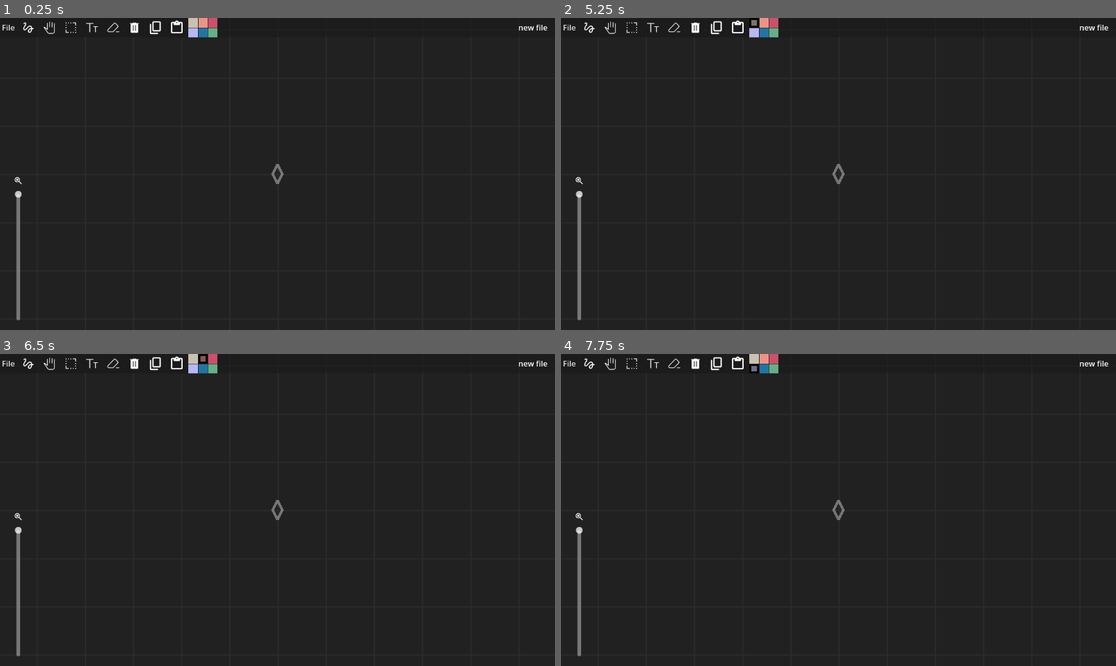
Above: before the commit, frames 1-4 (two rows, left to right).
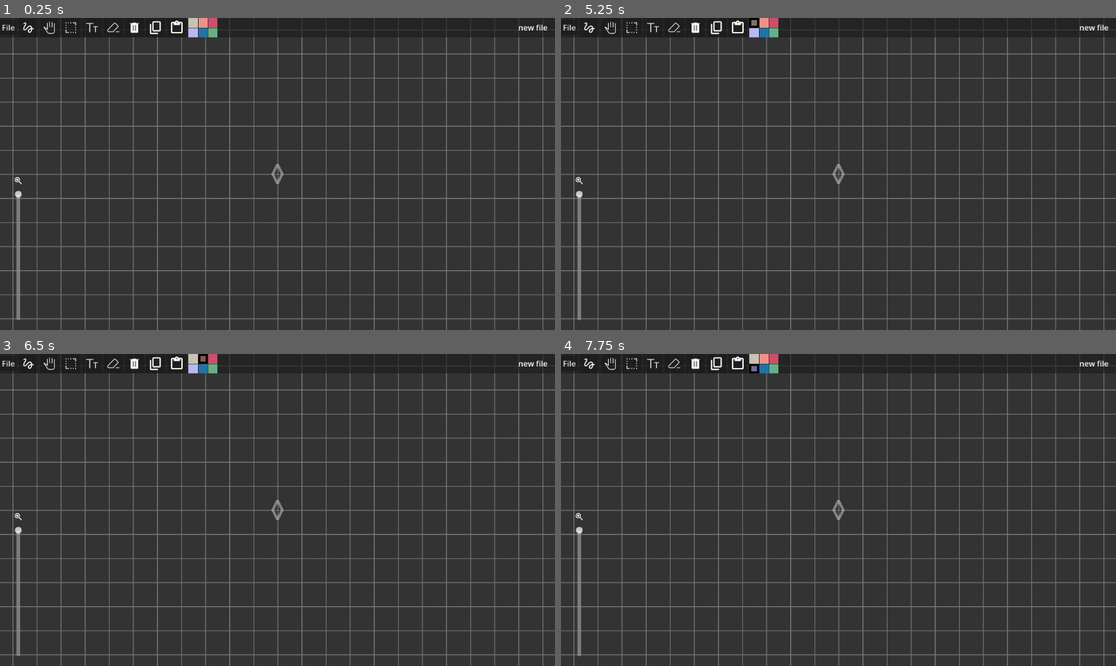
Above: after the commit, the same moments.

Repository: pro99d/zentle
Game: Godot game, scene res://scenes/main.tscn
The game is run twice, just before and just after one commit, with the same random seed, the same clock (stepped at 60 frames per second) and the same inputs.
Inputs (mouse positions are in pixels of both pictures, inside the frame that each line leads up to):
- Up to frame 1 (0.25 s): no input
- Up to frame 2 (5.25 s): click (588, 27) at 0.5 s; click (610, 27) at 1.25 s; click (633, 27) at 2 s; click (655, 27) at 2.75 s; click (716, 27) at 3.5 s; click (738, 27) at 4.25 s; click (755, 24) at 5 s
- Up to frame 3 (6.5 s): click (205, 360) at 5.75 s
- Up to frame 4 (7.75 s): click (771, 360) at 6.5 s; click (755, 369) at 7.25 s

The runs differ from the first frame. In frame 1, 9.4% of the frame differs, in the area x 0-100%, y 0-100%; in frame 2, 9.4%; in frame 3, 9.4%; in frame 4, 9.4%.

Commit message:
config file + change colors/theme

Diff:
--- a/project.godot
+++ b/project.godot
@@ -41,3 +41,5 @@
 [rendering]
 
 rendering_device/driver.windows="d3d12"
+anti_aliasing/quality/msaa_2d=1
+anti_aliasing/quality/screen_space_aa=1
--- a/scenes/main.tscn
+++ b/scenes/main.tscn
@@ -15,6 +15,7 @@
 [ext_resource type="Texture2D" uid="uid://7b6jgsvelwvf" path="res://sprites/icons/copy_tool.png" id="12_a8y0u"]
 [ext_resource type="Texture2D" uid="uid://cwbfa05tjp8u2" path="res://sprites/icons/paste_tool.png" id="13_jkv2x"]
 [ext_resource type="Texture2D" uid="uid://y3s8y7jarrwn" path="res://sprites/icons/zoom.png" id="14_jkv2x"]
+[ext_resource type="PackedScene" uid="uid://sifqnqeicb4c" path="res://scenes/quick_tools/theme_selector.tscn" id="15_jbj1t"]
 
 [sub_resource type="ShaderMaterial" id="ShaderMaterial_tbgi4"]
 shader = ExtResource("6_tefeu")
@@ -39,6 +40,42 @@
 "transitions": PackedFloat32Array(1),
 "update": 0,
 "values": [Color(1, 1, 1, 1)]
+}
+tracks/1/type = "value"
+tracks/1/imported = false
+tracks/1/enabled = true
+tracks/1/path = NodePath("canvas_main/MarginContainer:position")
+tracks/1/interp = 1
+tracks/1/loop_wrap = true
+tracks/1/keys = {
+"times": PackedFloat32Array(0),
+"transitions": PackedFloat32Array(1),
+"update": 0,
+"values": [Vector2(0, 0)]
+}
+tracks/2/type = "value"
+tracks/2/imported = false
+tracks/2/enabled = true
+tracks/2/path = NodePath("canvas_main/MarginContainer:modulate")
+tracks/2/interp = 1
+tracks/2/loop_wrap = true
+tracks/2/keys = {
+"times": PackedFloat32Array(0),
+"transitions": PackedFloat32Array(1),
+"update": 0,
+"values": [Color(1, 1, 1, 1)]
+}
+tracks/3/type = "value"
+tracks/3/imported = false
+tracks/3/enabled = true
+tracks/3/path = NodePath("canvas_main/MarginContainer:visible")
+tracks/3/interp = 1
+tracks/3/loop_wrap = true
+tracks/3/keys = {
+"times": PackedFloat32Array(0),
+"transitions": PackedFloat32Array(1),
+"update": 1,
+"values": [true]
 }
 
 [sub_resource type="Animation" id="Animation_jbj1t"]
@@ -57,10 +94,51 @@
 "values": [Color(1, 1, 1, 1), Color(0.45188093, 0.6422648, 0.4557008, 1), Color(1, 1, 1, 1)]
 }
 
+[sub_resource type="Animation" id="Animation_muem4"]
+resource_name = "show_quick_tools"
+length = 0.25
+tracks/0/type = "value"
+tracks/0/imported = false
+tracks/0/enabled = true
+tracks/0/path = NodePath("canvas_main/MarginContainer:position")
+tracks/0/interp = 2
+tracks/0/loop_wrap = true
+tracks/0/keys = {
+"times": PackedFloat32Array(0, 0.25),
+"transitions": PackedFloat32Array(1, 1),
+"update": 0,
+"values": [Vector2(0, -50), Vector2(0, 0)]
+}
+tracks/1/type = "value"
+tracks/1/imported = false
+tracks/1/enabled = true
+tracks/1/path = NodePath("canvas_main/MarginContainer:modulate")
+tracks/1/interp = 2
+tracks/1/loop_wrap = true
+tracks/1/keys = {
+"times": PackedFloat32Array(0, 0.25),
+"transitions": PackedFloat32Array(1, 1),
+"update": 0,
+"values": [Color(1, 1, 1, 0), Color(1, 1, 1, 1)]
+}
+tracks/2/type = "value"
+tracks/2/imported = false
+tracks/2/enabled = true
+tracks/2/path = NodePath("canvas_main/MarginContainer:visible")
+tracks/2/interp = 2
+tracks/2/loop_wrap = true
+tracks/2/keys = {
+"times": PackedFloat32Array(0, 0.1, 0.25),
+"transitions": PackedFloat32Array(1, 1, 1),
+"update": 1,
+"values": [false, true, true]
+}
+
 [sub_resource type="AnimationLibrary" id="AnimationLibrary_muem4"]
 _data = {
 &"RESET": SubResource("Animation_jkv2x"),
-&"save_label_animation": SubResource("Animation_jbj1t")
+&"save_label_animation": SubResource("Animation_jbj1t"),
+&"show_quick_tools": SubResource("Animation_muem4")
 }
 
 [node name="Main" type="Node2D" unique_id=671551885]
@@ -270,7 +348,6 @@
 
 [node name="open_save_dialog" type="FileDialog" parent="canvas_main" unique_id=1163121996]
 oversampling_override = 1.0
-access = 2
 filters = PackedStringArray("*.wdata")
 use_native_dialog = true
 
@@ -282,6 +359,39 @@
 ok_button_text = "Save"
 dialog_text = "Do you want to save the current file?"
 cancel_button_text = "Discard"
+
+[node name="MarginContainer" type="MarginContainer" parent="canvas_main" unique_id=1097161308]
+anchors_preset = 15
+anchor_right = 1.0
+anchor_bottom = 1.0
+grow_horizontal = 2
+grow_vertical = 2
+theme_override_constants/margin_left = 250
+theme_override_constants/margin_top = 20
+theme_override_constants/margin_right = 250
+theme_override_constants/margin_bottom = 200
+
+[node name="quick_options" type="Control" parent="canvas_main/MarginContainer" unique_id=580674118]
+custom_minimum_size = Vector2(600, 250)
+layout_mode = 2
+
+[node name="VBoxContainer" type="VBoxContainer" parent="canvas_main/MarginContainer/quick_options" unique_id=1837705761]
+layout_mode = 1
+anchors_preset = 15
+anchor_right = 1.0
+anchor_bottom = 1.0
+grow_horizontal = 2
+grow_vertical = 2
+
+[node name="LineEdit" type="LineEdit" parent="canvas_main/MarginContainer/quick_options/VBoxContainer" unique_id=371449232]
+layout_mode = 2
+
+[node name="Panel" type="Panel" parent="canvas_main/MarginContainer/quick_options/VBoxContainer" unique_id=124272823]
+layout_mode = 2
+size_flags_vertical = 3
+
+[node name="ThemeSelector" parent="canvas_main/MarginContainer/quick_options/VBoxContainer/Panel" unique_id=1192998557 instance=ExtResource("15_jbj1t")]
+layout_mode = 1
 
 [node name="canvas_bg" type="CanvasLayer" parent="." unique_id=113325402]
 layer = -1
--- /dev/null
+++ b/scenes/quick_tools/theme_selector.tscn
@@ -0,0 +1,11 @@
+[gd_scene format=3 uid="uid://sifqnqeicb4c"]
+
+[ext_resource type="Script" uid="uid://dc05wpldl5csv" path="res://scripts/theme_selector.gd" id="1_cxx7o"]
+
+[node name="ThemeSelector" type="VBoxContainer" unique_id=1192998557]
+anchors_preset = 15
+anchor_right = 1.0
+anchor_bottom = 1.0
+grow_horizontal = 2
+grow_vertical = 2
+script = ExtResource("1_cxx7o")
--- a/scripts/background.gd
+++ b/scripts/background.gd
@@ -1,22 +1,18 @@
 extends Node2D
 
-var GRID_COL = Color("2C2C2C")
-var GRID_WEIGHT = 2
-var BACK_COL = Color("#212121")
-var SQUARE_SIZE = 100
+func setup_background():
+	RenderingServer.set_default_clear_color(EditorColors.background_col)
+	setup_grid_shader()
+
+func setup_grid_shader():
+	var mat = back_rect.material
+	mat.set_shader_parameter("grid_weight", EditorOptions.grid_weight)
+	mat.set_shader_parameter("background_col", EditorColors.background_col)
+	mat.set_shader_parameter("grid_col", EditorColors.grid_col)
+	mat.set_shader_parameter("square_size", EditorOptions.sq_size)
 
 func _ready():
-	SQUARE_SIZE = EditorOptions.sq_size
-
-	RenderingServer.set_default_clear_color(BACK_COL)
-	var mat = back_rect.material
-
-	mat.set_shader_parameter("grid_weight", GRID_WEIGHT)
-	mat.set_shader_parameter("background_col", BACK_COL)
-	mat.set_shader_parameter("grid_col", GRID_COL)
-	mat.set_shader_parameter("square_size", SQUARE_SIZE)
-
-
+	EditorOptions.connect("theme_changed", func(old_palette): setup_background())
 	call_deferred("update_material_position", Vector2.ZERO)
 	call_deferred("update_material_zoom", 1)
 
--- a/scripts/camera.gd
+++ b/scripts/camera.gd
@@ -16,7 +16,6 @@
 const CAM_SMOOTHNESS = 10
 const ZOOM_SENSITIVITY = 1.1
 
-var ctrl_to_zoom = true
 var cam_vel = Vector2()
 var target_vel = Vector2()
 var middle_pressed = false
@@ -32,7 +31,7 @@
 
 		if event.button_index == MOUSE_BUTTON_RIGHT:
 			move = event.pressed
-		elif ctrl_to_zoom == event.ctrl_pressed:
+		elif EditorOptions.ctrl_to_zoom == event.ctrl_pressed:
 			if event.button_index == MOUSE_BUTTON_WHEEL_UP:
 				z_slider.value = snapped(clamp(z_slider.value * ZOOM_SENSITIVITY, MIN_CAM_ZOOM, MAX_CAM_ZOOM), 0.001)
 			elif event.button_index == MOUSE_BUTTON_WHEEL_DOWN:
@@ -67,7 +66,6 @@
 const MIN_CAM_ZOOM = 0.15
 const MAX_CAM_ZOOM = 1
 func _ready() -> void:
-	ctrl_to_zoom = EditorData.ctrl_to_zoom
 	target_zoom = 1
 	zoom = Vector2(target_zoom, target_zoom)
 	z_slider.value  = target_zoom
--- a/scripts/globals/EditorColors.gd
+++ b/scripts/globals/EditorColors.gd
@@ -8,6 +8,9 @@
 	Color("#2274A5"), #
 	Color("65b085ff"),
 ]
+
+var background_col: Color = Color("#212121")
+var grid_col: Color = Color("#2C2C2C")
 
 enum UI {
 	TEXT_MAIN, TEXT_DARK, TEXT_LIGHT,
@@ -29,6 +32,7 @@
 	"success"
 ]
 
+var current_theme = "theme"
 
 func _ready():
 	calc_ui_color_palette()
@@ -55,3 +59,6 @@
 
 	ui_palette[UI.SUCCESS] = success
 	ui_palette[UI.SUCCESS_BG] = success.darkened(0.6)
+
+func get_color_index(color: Color) -> int:
+	return color_palette.find(color)
--- a/scripts/globals/EditorData.gd
+++ b/scripts/globals/EditorData.gd
@@ -7,7 +7,6 @@
 var pressure: float = 1
 
 var mouse_down: bool = false
-var ctrl_to_zoom: bool = true
 var camera: EditorCamera
 
 var ctrl_pressed: bool = false
@@ -26,6 +25,7 @@
 var ERASER_SPATIAL_GRID_SIZE = 100
 
 var can_use_shortcuts = true
+var quick_tools_opened = false
 
 func main_ready(main: Main):
 	self.main = main
--- a/scripts/globals/EditorFuncs.gd
+++ b/scripts/globals/EditorFuncs.gd
@@ -12,9 +12,33 @@
 	selection_manager = SelectionManger.new()
 	canvas_manager = CanvasManager.new()
 
+func _ready():
+	EditorOptions.connect("theme_changed", canvas_manager.on_theme_change)
+
 func set_ui_manager(manager):
 	ui_manager = manager
 
+var animations: AnimationPlayer
+func play_animation(anim_name, reversed = false):
+	if reversed:
+		animations.play_backwards(anim_name)
+	else:
+		animations.play(anim_name)
+
+func toggle_quick_tools():
+	if EditorData.quick_tools_opened:
+		EditorFuncs.close_quick_tools()
+	else:
+		EditorFuncs.open_quick_tools()
+
+func open_quick_tools():
+	EditorData.quick_tools_opened = true
+	play_animation("show_quick_tools")
+
+func close_quick_tools():
+	EditorData.quick_tools_opened = false
+	play_animation("show_quick_tools", true)
+
 func get_screen_to_world_pos(screen_pos : Vector2) -> Vector2:
 	return EditorData.camera.position + (screen_pos - EditorData.main.get_viewport_rect().size / 2) / EditorData.camera.zoom.x
 
@@ -27,8 +51,12 @@
 func cam_moved(pos):
 	canvas_manager.update_text_edit_size()
 
-func handle_change_color(col):
-	selection_manager.change_color(EditorData.current_color, col)
+func handle_change_color(col: Color):
+	if EditorTools.is_current(EditorTools.TOOLS.SELECT):
+		selection_manager.change_color(EditorData.current_color, col)
+	else:
+		EditorTools.set_tool(EditorTools.TOOLS.PEN)
+
 	EditorData.current_color = col
 	emit_signal("user_color_changed", col)
 
--- a/scripts/globals/EditorHistory.gd
+++ b/scripts/globals/EditorHistory.gd
@@ -7,7 +7,7 @@
 func _ready():
 	undo_redo.max_steps = 5
 
-func create_action(action_name: String, do_call: Callable, undo_call: Callable, call_do: bool = true, do_ref = null):
+func create_action(action_name: String, do_call: Callable, undo_call: Callable, call_do: bool = true, do_ref = null, undo_ref = null):
 	undo_redo.create_action(action_name)
 
 	undo_redo.add_do_method(do_call)
@@ -15,6 +15,8 @@
 
 	if do_ref:
 		undo_redo.add_do_reference(do_ref)
+	if undo_ref:
+		undo_redo.add_undo_reference(undo_ref)
 
 	undo_redo.commit_action(call_do)
 	history_changed.emit()
--- a/scripts/globals/EditorInputs.gd
+++ b/scripts/globals/EditorInputs.gd
@@ -1,5 +1,4 @@
 extends Node
-
 
 func handle_input(event: InputEvent):
 	if event is InputEventMouseButton:
@@ -14,6 +13,9 @@
 		EditorData.ctrl_pressed = event.pressed
 	elif event.keycode == KEY_DELETE:
 		EditorTools.delete()
+	elif event.keycode == KEY_ESCAPE:
+		if EditorData.quick_tools_opened:
+			EditorFuncs.close_quick_tools()
 
 	elif event.pressed && event.ctrl_pressed:
 		if event.keycode == KEY_Y or (event.shift_pressed && event.keycode == KEY_Z):
@@ -28,6 +30,9 @@
 			EditorFuncs.handle_paste()
 		elif event.keycode == KEY_S:
 			EditorFuncs.handle_save()
+		if event.keycode == KEY_T && event.shift_pressed:
+			EditorFuncs.toggle_quick_tools()
+
 
 	if EditorData.can_use_shortcuts && EditorTools.toggle_shortcuts.has(event.keycode):
 		EditorTools.toggle_to(EditorTools.toggle_shortcuts[event.keycode], event.pressed)
@@ -71,21 +76,12 @@
 
 			elif EditorTools.is_current(EditorTools.TOOLS.ERASER):
 				EditorFuncs.canvas_manager.update_eraser()
-			elif EditorTools.is_current(EditorTools.TOOLS.PEN):
-				if event.double_click:
-					should_switch_to_select = true
 
 		#BUTTON LEFT UP
 		else:
 			match EditorTools.current_tool:
 				EditorTools.TOOLS.SELECT:
-					if !EditorFuncs.selection_manager.selection_rect &&  !EditorFuncs.selection_manager.selection_made:
-						EditorTools.set_tool(EditorTools.TOOLS.PEN)
 					EditorFuncs.selection_manager.update_selection()
-				EditorTools.TOOLS.PEN:
-					if should_switch_to_select:
-						EditorTools.set_tool(EditorTools.TOOLS.SELECT)
-						should_switch_to_select = false
 
 
 	elif event.pressed && event.button_index == MOUSE_BUTTON_RIGHT:
--- a/scripts/globals/EditorOptions.gd
+++ b/scripts/globals/EditorOptions.gd
@@ -1,7 +1,79 @@
 extends Node
+
+signal theme_changed(old_palette)
+signal config_loaded
 
 var realtime_move_scale = true
 var sq_size = 100
+var grid_weight = 2
+var current_theme = "theme_default"
+var ctrl_to_zoom = false
+
+var shape_snap_tolerance = 0.5
+
+func _ready():
+	call_deferred("load_config_file")
+
+var config: ConfigFile = ConfigFile.new()
+var config_path = "user://settings.cfg"
+func load_config_file():
+	var err = config.load(config_path)
+	if err != OK:
+		save_default_settings()
+		return
+
+	EditorOptions.current_theme = config.get_value("editor", "current_theme", "theme_default")
+	EditorOptions.sq_size = int(config.get_value("editor", "sq_size", EditorOptions.sq_size))
+	EditorOptions.ctrl_to_zoom = bool(config.get_value("editor", "ctrl_to_zoom", EditorOptions.ctrl_to_zoom))
+	load_themes_from_settings()
+
+	load_theme(current_theme)
+
+	emit_signal("config_loaded")
 
 
-var shape_snap_tolerance = 0.5
+var all_themes = {}
+func load_themes_from_settings():
+	for curr_theme_sec in config.get_sections():
+		if curr_theme_sec.begins_with("theme"):
+			var curr_theme_data = {
+				"color_palette": []
+			}
+			for c in range(EditorColors.color_palette.size()):
+				var key = EditorColors.color_names[c]
+				curr_theme_data["color_palette"].append(Color(config.get_value(curr_theme_sec, key, EditorColors.color_palette[c])))
+
+			curr_theme_data["background_col"] = Color(config.get_value(curr_theme_sec, "background_color", EditorColors.background_col))
+			curr_theme_data["grid_col"] = Color(config.get_value(curr_theme_sec, "grid_color", EditorColors.grid_col))
+
+			all_themes[curr_theme_sec] = curr_theme_data
+
+func load_theme(theme: String):
+	if !all_themes.has(theme):
+		return
+
+	var old_palette = EditorColors.color_palette.duplicate()
+	EditorColors.color_palette = all_themes[theme].get("color_palette", EditorColors.color_palette)
+	EditorColors.background_col = all_themes[theme].get("background_col", EditorColors.background_col)
+	EditorColors.grid_col = all_themes[theme].get("grid_col", EditorColors.grid_col)
+
+	EditorColors.calc_ui_color_palette()
+	EditorData.current_color = EditorColors.color_palette[0]
+	emit_signal("theme_changed", old_palette)
+
+	if theme != current_theme:
+		config.set_value("editor", "current_theme", theme)
+		config.save(config_path)
+
+func save_default_settings():
+	for c in range(EditorColors.color_palette.size()):
+		var key = EditorColors.color_names[c]
+		config.set_value(current_theme, key, "#" + EditorColors.color_palette[c].to_html())
+
+	config.set_value(current_theme, "background_color", "#" + EditorColors.background_col.to_html())
+	config.set_value(current_theme, "grid_color", "#" + EditorColors.grid_col.to_html())
+	config.set_value("editor", "sq_size", sq_size)
+	config.set_value("editor", "ctrl_to_zoom", ctrl_to_zoom)
+	config.set_value("editor", "current_theme", current_theme)
+
+	config.save(config_path)
--- a/scripts/globals/EditorTools.gd
+++ b/scripts/globals/EditorTools.gd
@@ -17,6 +17,7 @@
 	KEY_S: TOOLS.SELECT,
 	KEY_H: TOOLS.HAND,
 	KEY_Q: TOOLS.PEN,
+	KEY_T: TOOLS.TEXT,
 }
 
 var current_tool: TOOLS = TOOLS.PEN
@@ -24,6 +25,8 @@
 
 func _ready():
 	EditorFuncs.connect("user_color_changed", func(col): update_cursor())
+	EditorData.current_color = EditorColors.color_palette[0]
+	update_cursor()
 
 func is_current(_tool: TOOLS):
 	return current_tool == _tool
--- a/scripts/main.gd
+++ b/scripts/main.gd
@@ -7,8 +7,6 @@
 
 func _ready():
 	EditorData.main_ready(self)
-
-
 	EditorData.camera = camera
 
 	camera.connect("has_moved", background.update_material_position)
@@ -20,6 +18,11 @@
 	EditorData.draw_ui = $draw_ui
 	EditorFiles.set_animation_player($AnimationPlayer)
 
+	EditorFuncs.animations = $AnimationPlayer
+	$canvas_main/MarginContainer.visible = false
+
+
+
 
 func _unhandled_input(event):
 	EditorInputs.handle_input(event)
--- a/scripts/managers/canvas_manager.gd
+++ b/scripts/managers/canvas_manager.gd
@@ -14,7 +14,7 @@
 	var rect = Rect2()
 	for obj in copy_buffer:
 		var new_obj = obj.duplicate()
-		new_obj.position += Vector2.ONE * EditorOptions.sq_size
+		move_obj(new_obj, Vector2.ONE * EditorOptions.sq_size)
 		new_objs.append(new_obj)
 		var new_rect = EditorFuncs.get_object_rect(new_obj)
 
@@ -114,7 +114,11 @@
 
 							if is_instance_valid(line):
 								if line.get_parent() ==  EditorData.main.canvas:
-									EditorHistory.create_action("erase", EditorFuncs.canvas_manager.remove_from_canvas.bind(line), EditorFuncs.canvas_manager.add_to_canvas.bind(line), true, line)
+									var undo_func = func(l):
+										EditorFuncs.canvas_manager.add_to_canvas(l)
+										EditorFuncs.line_manager.set_spatial_grid_pos(l)
+
+									EditorHistory.create_action("erase", EditorFuncs.canvas_manager.remove_from_canvas.bind(line), undo_func.bind(line), true, null, line)
 							else:
 								pass #remove from grid?
 
@@ -137,3 +141,15 @@
 
 func get_children():
 	return EditorData.main.canvas.get_children()
+
+func on_theme_change(old_palette):
+	for line2d in EditorData.get_tree().get_nodes_in_group("lines"):
+		var col_i = old_palette.find(line2d.default_color)
+		if col_i >= 0:
+			line2d.default_color = EditorColors.color_palette[col_i]
+
+	for text in EditorData.get_tree().get_nodes_in_group("text"):
+		var col_i = old_palette.find(text.curr_color)
+		if col_i >= 0:
+			text.curr_color = EditorColors.color_palette[col_i]
+			text.modulate = text.curr_color
--- a/scripts/managers/line_manager.gd
+++ b/scripts/managers/line_manager.gd
@@ -18,6 +18,9 @@
 	dash_line = Line2D.new()
 	base_line = Line2D.new()
 
+	base_line.add_to_group("lines")
+	dash_line.add_to_group("lines")
+
 	base_line.end_cap_mode = Line2D.LINE_CAP_ROUND
 	base_line.begin_cap_mode = Line2D.LINE_CAP_ROUND
 	base_line.joint_mode = Line2D.LINE_JOINT_ROUND
@@ -36,8 +39,6 @@
 	current_line.default_color = EditorData.current_color
 	current_line.width = EditorData.current_size
 	current_line.width_curve = Curve.new()
-	# TODO
-	# current_line.set_meta("col_i", EditorFuncs.color_palette.find(main.editor_data.current_col))
 
 	EditorHistory.create_action("Create Line", EditorFuncs.canvas_manager.add_to_canvas.bind(current_line), EditorFuncs.canvas_manager.remove_from_canvas.bind(current_line), true, current_line)
 
@@ -84,6 +85,8 @@
 			var new_rect = Rect2(found_shape.center - half_size, half_size * 2)
 			found_shape.bounding_box = new_rect
 			current_line.points = shape_recognizer.get_rect_points(new_rect)
+		ShapeRecognizer.SHAPES.SEGMENT:
+			current_line.points = [found_shape.points[0], world_snapped]
 
 func draw_line():
 	if last_smooth_pressure:
@@ -116,17 +119,20 @@
 	check_shape_timer.time_left = 1
 
 var found_shape : ShapeRecognizer.ShapeRecognizerResult = null
+var shape_check_iter = 0
 func check_shape():
 	if !current_line: return
-	check_shape_timer = null
-
-	var result = shape_recognizer.get_shape(current_line.points)
+	shape_check_iter += 1
+	var result = shape_recognizer.get_shape(current_line.points, shape_check_iter)
 	if result.recognized:
 		found_shape = result
 		current_line.points = result.points
 		current_line.width_curve.clear_points()
 		current_line.width_curve.add_point(Vector2(1.0, 1.0))
-
+	else:
+		check_shape_timer = EditorData.get_tree().create_timer(1)
+		check_shape_timer.connect("timeout", check_shape)
+		check_shape_timer.time_left = 1
 
 func _update_width_curve(num_points: int):
 	var curve = current_line.width_curve
@@ -155,8 +161,7 @@
 			current_line.points = smoothed_points
 
 		if smoothed_points.size() > 2:
-			current_line.points = simplify_points(smoothed_points, 1)
-
+			current_line.points = simplify_points(smoothed_points, 0.75)
 	set_spatial_grid_pos(current_line)
 	reset_line()
 
@@ -168,7 +173,10 @@
 	smoothed_points.clear()
 	curr_pressures.clear()
 	curr_points.clear()
+	if check_shape_timer:
+		check_shape_timer.disconnect("timeout", check_shape)
 	check_shape_timer = null
+	shape_check_iter = 0
 
 func simplify_points(points: PackedVector2Array, epsilon: float) -> PackedVector2Array:
 	if points.size() < 3:
--- a/scripts/managers/ui_manager.gd
+++ b/scripts/managers/ui_manager.gd
@@ -26,6 +26,9 @@
 	EditorFiles.set_file_dialog($open_save_dialog)
 	EditorFiles.set_file_label($Control/view/top_panel/file_name)
 	EditorFiles.set_confirm_dialog($ConfirmationDialog)
+
+
+	EditorOptions.connect("theme_changed", func(old_palette): reload_color_grid())
 
 
 func save():
@@ -94,13 +97,22 @@
 		set_stbox_unselected(btn, col)
 
 		btn.connect("pressed", func():
-			EditorFuncs.handle_change_color(col)
-			set_stbox_selected(btn, col)
+			EditorFuncs.handle_change_color(EditorColors.color_palette[i_btn])
+			set_stbox_selected(btn, EditorColors.color_palette[i_btn])
 			if prev_sel_btn_i >= 0 && prev_sel_btn_i != i_btn:
 				set_stbox_unselected(col_btns[prev_sel_btn_i], EditorColors.color_palette[prev_sel_btn_i])
 
 			prev_sel_btn_i = i_btn
 		)
+
+func reload_color_grid():
+	var col_btns = $Control/view/top_panel/HBoxContainer/color_grid/GridContainer.get_children()
+	for i_btn in range(col_btns.size()):
+		var btn = col_btns[i_btn]
+		var col = EditorColors.color_palette[i_btn]
+		load_btn_stylebox(btn)
+		set_stbox_unselected(btn, col)
+
 
 func _on_pen_btn_pressed():
 	EditorTools.set_tool(EditorTools.TOOLS.PEN)
--- /dev/null
+++ b/scripts/theme_selector.gd
@@ -0,0 +1,13 @@
+extends VBoxContainer
+
+
+func _ready():
+	EditorOptions.connect("config_loaded", func():
+		for theme in EditorOptions.all_themes:
+			var btn = Button.new()
+			btn.text = theme.lstrip("theme_")
+			btn.connect("pressed", func():
+				EditorOptions.load_theme(theme)
+				)
+			add_child(btn)
+		)
--- a/scripts/utils/shape_recognizer.gd
+++ b/scripts/utils/shape_recognizer.gd
@@ -22,12 +22,12 @@
 		self.center = center
 		self.bounding_box = bounding_box
 
-func get_shape(points: PackedVector2Array) -> ShapeRecognizerResult:
+func get_shape(points: PackedVector2Array, checking_iter: int = 1) -> ShapeRecognizerResult:
 	var result = ShapeRecognizerResult.new(points, false, SHAPES.NONE)
 	if points.size() < 2: return result
 
 	var snap_threshold = 25.0
-	if is_closed(points):
+	if is_closed(points, checking_iter):
 		var area = get_area(points)
 		var length = get_length(points)
 		var bounding_box = EditorFuncs.get_points_rect(points)
@@ -108,8 +108,8 @@
 
 	return total_min_distance / 4.0
 
-func is_closed(points: PackedVector2Array):
-	return beg_end_dist(points) < 25
+func is_closed(points: PackedVector2Array, checking_iter: int):
+	return beg_end_dist(points) < 25 * checking_iter
 
 func get_rect_points(rect: Rect2) -> PackedVector2Array:
 	return PackedVector2Array([ rect.position,
Not shown, added: scripts/theme_selector.gd.uid
